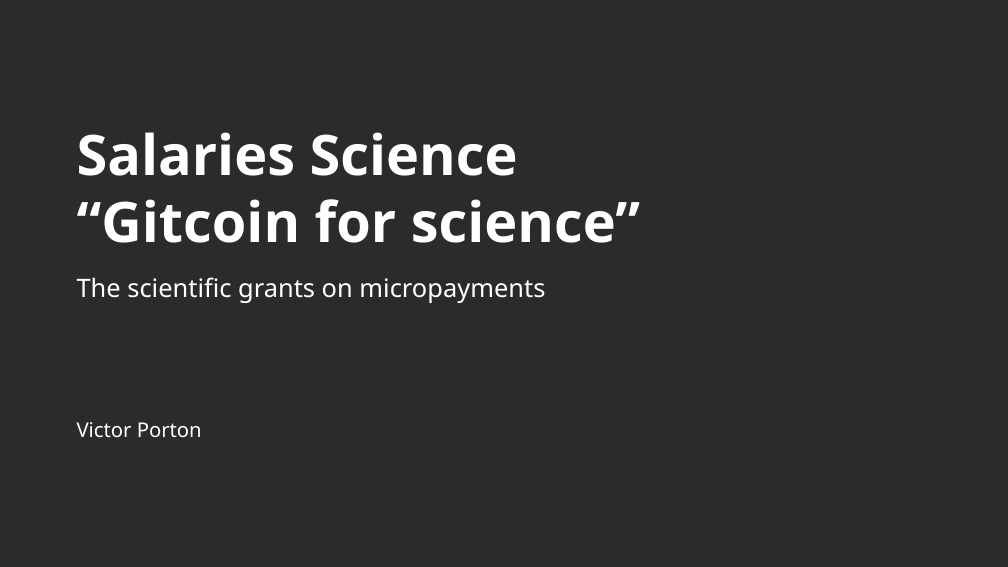
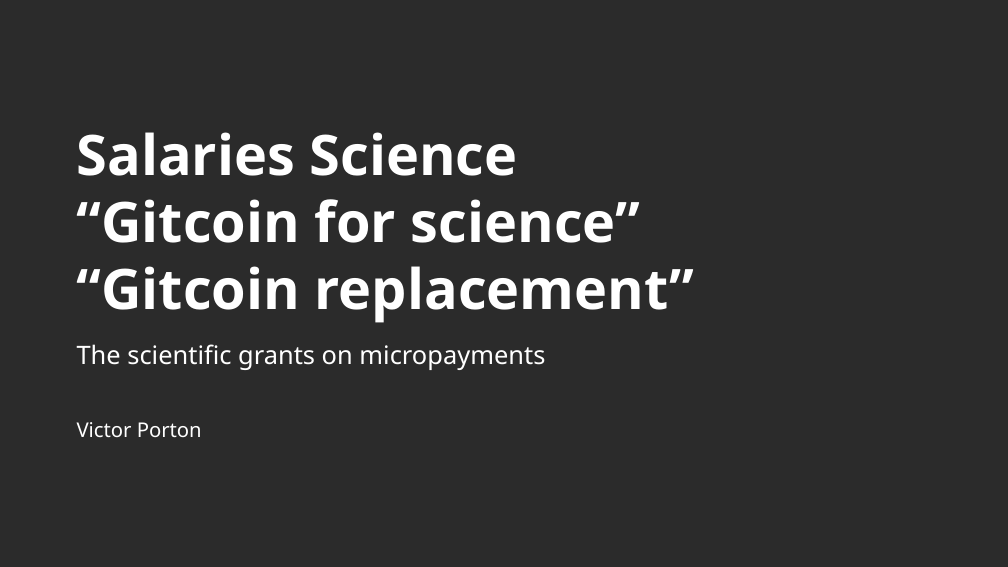
Before and after one commit to vporton/salaries-science, a slide deck: slide 1 of media/short-presentation.odp. Drawn at 1008x567 pixels with LibreOffice and Linux fonts; fonts in the diff are those of the drawing; background and template pictures are left out; a plain dark background stands for a picture behind light text. Boxes give left, top, right and bottom in pixels: in the first picture for what was removed or moved away, otherwise in the second. Text is boxed around its words. In the diff, an @@ line names an element or a change of style, - is before the commit and + after.

```diff
--- a/media/short-presentation.odp
+++ b/media/short-presentation.odp
@@ text at bbox=[77, 266, 695, 323]: paragraph added @@
+“Gitcoin replacement”
```
